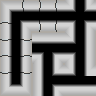
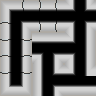
Revision of a layered 96px x 96px image; what changed, layer by layer:
added layer "Top Shading copy" (multiply) above "Top Shading" over [9, 0, 96, 96]
